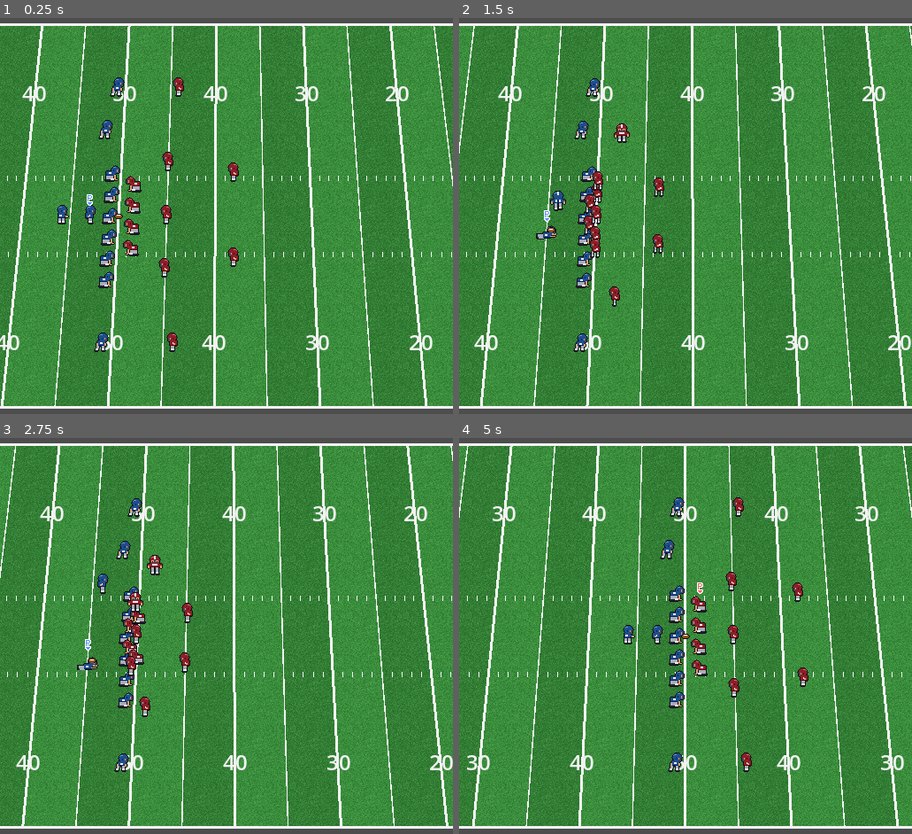
Above: before the commit, frames 1-4 (two rows, left to right).
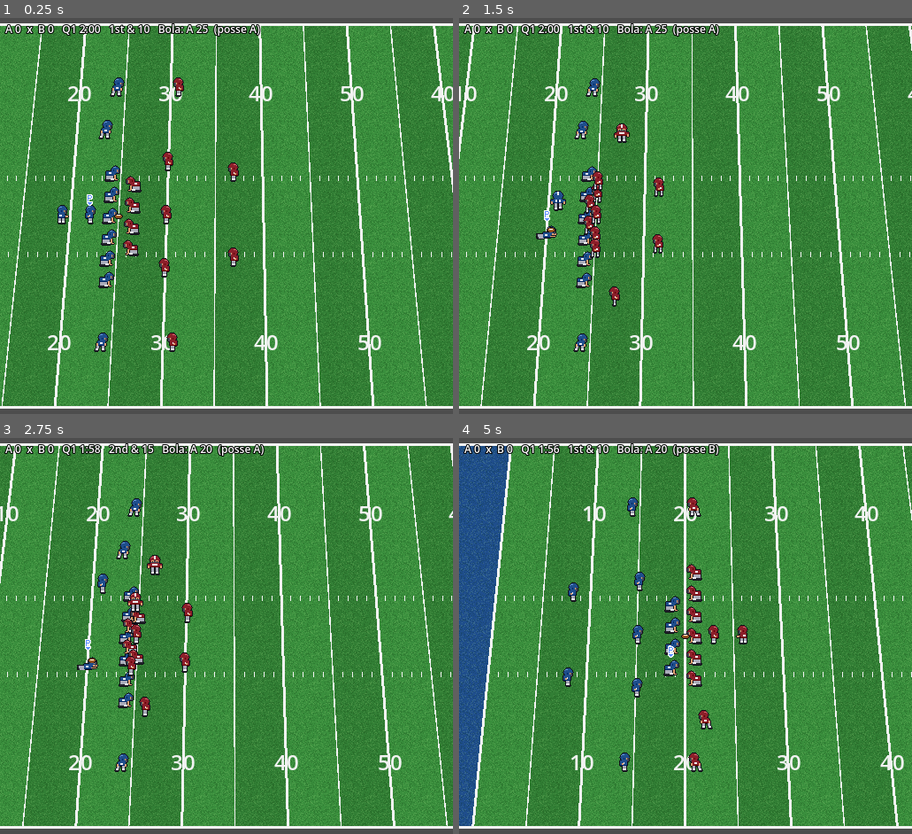
Above: after the commit, the same moments.

Repository: joaorodrigues1994/total-football
Game: Godot game, scene res://scenes/main.tscn
Two runs of this game, one before a commit and one after it. Both use one fixed random seed, a clock stepped at 60 frames per second and the inputs below.
Inputs:
- Up to frame 1 (0.25 s): no input
- Up to frame 2 (1.5 s): hold Right (ui_right) 0.53-1.28 s; tap A (btn_a) at 0.6 s; hold Down (ui_down) from 1.28 s (still down); tap D (btn_d) at 1.35 s
- Up to frame 3 (2.75 s): release Down (ui_down) at 2.03 s; hold Right (ui_right) from 2.03 s (still down); tap S (btn_s) at 2.1 s
- Up to frame 4 (5 s): release Right (ui_right) at 2.78 s; hold Up (ui_up) 2.78-3.53 s; tap A (btn_a) at 2.85 s; hold Left (ui_left) from 3.53 s (still down); tap D (btn_d) at 3.6 s; tap R (debug_reset) at 4.15 s; tap S (btn_s) at 4.35 s; tap T (debug_swap_side) at 4.9 s

The runs differ from the first frame. In frame 1, 5.2% of the frame differs, in the area x 0-100%, y 1-98%; in frame 2, 5.3%; in frame 3, 5.3%; in frame 4, 18%.

Commit message:
Etapa 9: regras (downs, first down, turnover on downs, touchdown, placar, relogio) e ataque espelhado
Co-Authored-By: Claude Sonnet 5.5 <noreply@anthropic.com>

Diff:
--- a/scripts/ai/route_runner.gd
+++ b/scripts/ai/route_runner.gd
@@ -12,7 +12,7 @@
 func start(waypoints: Array, origin: Vector2, direction: float) -> void:
 	_points.clear()
 	for wp in waypoints:
-		_points.append(origin + Vector2(wp.x * direction, wp.y) * FieldConstants.PX_PER_YARD)
+		_points.append(origin + Vector2(wp.x, wp.y) * direction * FieldConstants.PX_PER_YARD)
 	_index = 0
 	active = true
 
--- a/scripts/match/match.gd
+++ b/scripts/match/match.gd
@@ -1,11 +1,13 @@
 class_name Match
 extends Node2D
-## Monta a partida e conduz a jogada: formação, snap, corrida (handoff), passe e tackles.
+## Monta a partida e conduz a jogada: formação, snap, corrida (handoff), passe, tackles e regras.
 
 enum State { PRE_SNAP, SNAP, HANDOFF, DROPBACK, PASSING, FLIGHT, RUNNING, DEAD }
 enum PlayType { RUN, PASS }
 enum Side { OFFENSE, DEFENSE }
 
+## O humano controla o Time A.
+const HUMAN_TEAM := 0
 const PLAYER_SCENE := preload("res://scenes/player.tscn")
 const STANCE_ROLES := ["LT", "LG", "C", "RG", "RT", "TE", "LDE", "LDT", "RDT", "RDE"]
 const START_ROLES := ["WR1", "WR2", "WR3"]
@@ -25,25 +27,30 @@
 const GET_UP_TIME := 0.8
 ## Na defesa a CPU dá o snap depois deste tempo (janela para trocar de defensor com A).
 const DEFENSE_SNAP_DELAY := 5.0
-## O ataque (virado para a direita) fica deslocado para a esquerda da tela, mostrando mais campo à frente.
+## Pausa entre o fim da jogada e a formação seguinte.
+const NEXT_PLAY_DELAY := 1.5
+const MESSAGE_TIME := 2.5
+## O ataque fica deslocado para o seu lado da tela, mostrando mais campo à frente.
 const CAMERA_LOOK_AHEAD := 170.0
 ## Margem mínima (px) entre o QB e a borda da tela durante o passe.
 const CAMERA_QB_MARGIN := 50.0
 
 @export var camera: MatchCamera
-## Linha de jarda da bola (0 = goal line esquerda, 100 = direita).
-@export var scrimmage_yard_line := 50.0
-
+
+var rules := GameRules.new()
 var state := State.PRE_SNAP
 var play_type := PlayType.RUN
-## Lado controlado pelo humano. TEMPORÁRIO: alterna com a tecla T até existir posse alternada.
+## Lado controlado pelo humano, definido pela posse de bola.
 var human_side := Side.OFFENSE
+## Direção de ataque do time com a bola: +1 = para a direita, -1 = para a esquerda.
+var attack_dir := 1.0
 var play_result := ""
 var offense: Array[Player] = []
 var defense: Array[Player] = []
 var scrimmage_spot := Vector2.ZERO
 
 var _controller: HumanController
+var _hud := DebugHud.new()
 var _ball: Ball
 var _anchor: Node2D
 var _qb: Player
@@ -54,6 +61,9 @@
 var _target_index := 0
 var _defense_index := 0
 var _presnap_time := 0.0
+var _dead_time := 0.0
+var _message := ""
+var _message_time := 0.0
 var _flight: PassFlight
 var _snap_progress := 0.0
 var _snap_from := Vector2.ZERO
@@ -64,9 +74,7 @@
 
 func _ready() -> void:
 	InputSetup.ensure()
-	scrimmage_spot = Vector2(
-			FieldConstants.yard_line_to_x(scrimmage_yard_line),
-			FieldConstants.yards_to_px(FieldConstants.WIDTH_YARDS) / 2.0)
+	add_child(_hud)
 	_setup()
 
 
@@ -75,7 +83,11 @@
 		_setup()
 		return
 	if Input.is_action_just_pressed("debug_swap_side") and state == State.PRE_SNAP:  # TEMPORÁRIO
-		human_side = Side.DEFENSE if human_side == Side.OFFENSE else Side.OFFENSE
+		rules.flip_possession_same_spot()
+		_setup()
+		return
+	if rules.tick(delta):  # quarto acabou entre jogadas
+		_show_message("END OF QUARTER")
 		_setup()
 		return
 	match state:
@@ -87,7 +99,7 @@
 			if _snap_progress >= 1.0:
 				_carrier = _qb
 				state = State.HANDOFF if play_type == PlayType.RUN else State.DROPBACK
-				_dropback_x = _qb.global_position.x - FieldConstants.yards_to_px(DROPBACK_YARDS)
+				_dropback_x = _qb.global_position.x - attack_dir * FieldConstants.yards_to_px(DROPBACK_YARDS)
 		State.HANDOFF:
 			_update_handoff()
 		State.DROPBACK:
@@ -95,10 +107,10 @@
 			_frame_pass()
 			_pass_inputs()
 			if state == State.DROPBACK:
-				_qb.input_dir = Vector2.LEFT
-				if _qb.global_position.x <= _dropback_x:
+				_qb.input_dir = Vector2(-attack_dir, 0.0)
+				if (_qb.global_position.x - _dropback_x) * attack_dir <= 0.0:
 					_qb.input_dir = Vector2.ZERO
-					_qb.facing = Vector2.RIGHT
+					_qb.facing = Vector2(attack_dir, 0.0)
 					_controller.controlled = _qb
 					_controller.enabled = true
 					state = State.PASSING
@@ -117,19 +129,29 @@
 				if Input.is_action_just_pressed("btn_d"):
 					_carrier.try_dive()
 			elif _carrier.action != Player.Action.DOWN:
-				_carrier.input_dir = Vector2.RIGHT  # CPU: corre reto para a frente
+				_carrier.input_dir = Vector2(attack_dir, 0.0)  # CPU: corre reto para a frente
 		State.DEAD:
 			if _carrier:
 				_ball.world_pos = _hands(_carrier)
 			_clear_qb(delta)
+			_dead_time += delta
+			if _dead_time >= NEXT_PLAY_DELAY and not rules.game_over:
+				_setup()
+				return
+	if state in [State.HANDOFF, State.DROPBACK, State.PASSING, State.RUNNING]:
+		_check_touchdown()
 	if state in [State.HANDOFF, State.DROPBACK, State.PASSING, State.RUNNING]:
 		_check_tackles()
 	if human_side == Side.DEFENSE:
 		_anchor.global_position = _ball.world_pos
+	_message_time = maxf(_message_time - delta, 0.0)
+	_hud.show_rules(rules, _message if _message_time > 0.0 else "")
 
 
 ## Ataque: A dá o snap (Esquerda + A = passe). Defesa: A troca de defensor e a CPU dá o snap.
 func _update_pre_snap(delta: float) -> void:
+	if rules.game_over:
+		return
 	if human_side == Side.OFFENSE:
 		if Input.is_action_just_pressed("btn_a"):
 			_start_play()
@@ -145,6 +167,7 @@
 func _start_play() -> void:
 	var is_pass := human_side == Side.OFFENSE and Input.is_action_pressed("ui_left")
 	play_type = PlayType.PASS if is_pass else PlayType.RUN
+	rules.snap()
 	_rb.pose = ""
 	_snap_progress = 0.0
 	_snap_from = _ball.world_pos
@@ -155,7 +178,7 @@
 		for i in _receivers.size():
 			var p := _receivers[i]
 			p.pose = ""
-			_runners[i].start(Routes.PASS_TEST[p.role], p.global_position, 1.0)
+			_runners[i].start(Routes.PASS_TEST[p.role], p.global_position, attack_dir)
 		_set_target(0)
 
 
@@ -170,8 +193,15 @@
 	return null
 
 
+func _check_touchdown() -> void:
+	if _carrier == null or _carrier.action == Player.Action.DOWN:
+		return
+	if _spot_from_x(_carrier.global_position.x) >= 100.0:
+		_end_play("touchdown")
+
+
 func _check_tackles() -> void:
-	if _carrier == null or _carrier.action == Player.Action.DOWN:
+	if state == State.DEAD or _carrier == null or _carrier.action == Player.Action.DOWN:
 		return
 	for d in defense:
 		if d.action == Player.Action.DOWN or d.tackle_cooldown > 0.0:
@@ -189,13 +219,16 @@
 	var sack := _carrier == _qb and play_type == PlayType.PASS
 	defender.facing = (_carrier.global_position - defender.global_position).normalized()
 	defender.knock_down(GET_UP_TIME)
-	_carrier.knock_down()
+	var downed_carrier := _carrier
 	_end_play("sack" if sack else "tackle")
-
-
+	downed_carrier.knock_down()
+
+
+## Encerra a jogada, aplica as regras (downs, placar, relógio) e prepara a próxima formação.
 func _end_play(result: String) -> void:
 	state = State.DEAD
 	play_result = result
+	_dead_time = 0.0
 	if _controller.controlled:
 		_controller.controlled.input_dir = Vector2.ZERO
 	_controller.enabled = false
@@ -203,6 +236,35 @@
 		runner.stop()
 	for p in offense:
 		p.input_dir = Vector2.ZERO
+
+	var spot := rules.ball_on
+	if result == "touchdown":
+		spot = 100.0
+	elif result != "incomplete":
+		spot = _spot_from_x((_carrier if _carrier else _qb).global_position.x)
+	var events := rules.end_play(result, spot)
+	_show_message(_banner_for(result, events))
+
+
+func _banner_for(result: String, events: Dictionary) -> String:
+	if events["game_over"]:
+		return "FINAL"
+	if events["touchdown"]:
+		return "TOUCHDOWN!"
+	if events["turnover"]:
+		return "TURNOVER ON DOWNS"
+	if events["first_down"]:
+		return "1ST DOWN"
+	if result == "incomplete":
+		return "INCOMPLETE"
+	if result == "sack":
+		return "SACK"
+	return ""
+
+
+func _show_message(text: String) -> void:
+	_message = text
+	_message_time = MESSAGE_TIME
 
 
 func _update_handoff() -> void:
@@ -213,18 +275,22 @@
 	if to_qb.length() <= HANDOFF_DISTANCE:
 		_take_control(_rb)
 		_clear_time = CLEAR_TIME
-		_clear_side = -1.0
+		_clear_side = -attack_dir
 
 
 ## Durante o passe, enquadra o recebedor selecionado sem perder o QB de vista.
 func _frame_pass() -> void:
+	if human_side != Side.OFFENSE:
+		return
 	var half_width := get_viewport_rect().size.x / 2.0
-	var gap := _receivers[_target_index].global_position.x - _qb.global_position.x
-	camera.look_ahead.x = clampf(gap / 2.0, CAMERA_LOOK_AHEAD, half_width - CAMERA_QB_MARGIN)
+	var gap := (_receivers[_target_index].global_position.x - _qb.global_position.x) * attack_dir
+	camera.look_ahead.x = attack_dir * clampf(gap / 2.0, CAMERA_LOOK_AHEAD, half_width - CAMERA_QB_MARGIN)
 
 
 ## S troca o recebedor, D lança a bola.
 func _pass_inputs() -> void:
+	if human_side != Side.OFFENSE:
+		return
 	if Input.is_action_just_pressed("btn_s"):
 		_set_target((_target_index + 1) % _receivers.size())
 	if Input.is_action_just_pressed("btn_d"):
@@ -252,7 +318,7 @@
 	_controller.enabled = false
 	_carrier = null
 	_anchor.global_position = from
-	camera.look_ahead.x = CAMERA_LOOK_AHEAD
+	camera.look_ahead.x = attack_dir * CAMERA_LOOK_AHEAD
 	camera.target = _anchor
 	state = State.FLIGHT
 
@@ -310,8 +376,17 @@
 		if n:
 			n.queue_free()
 
-	offense = _spawn(Formation.OFFENSE, Player.Team.A, Vector2.RIGHT)
-	defense = _spawn(Formation.DEFENSE, Player.Team.B, Vector2.LEFT)
+	attack_dir = 1.0 if rules.possession == 0 else -1.0
+	human_side = Side.OFFENSE if rules.possession == HUMAN_TEAM else Side.DEFENSE
+	var yard_line := rules.ball_on if attack_dir > 0.0 else 100.0 - rules.ball_on
+	scrimmage_spot = Vector2(
+			FieldConstants.yard_line_to_x(yard_line),
+			FieldConstants.yards_to_px(FieldConstants.WIDTH_YARDS) / 2.0)
+
+	var offense_team := Player.Team.A if rules.possession == 0 else Player.Team.B
+	var defense_team := Player.Team.B if rules.possession == 0 else Player.Team.A
+	offense = _spawn(Formation.OFFENSE, offense_team, attack_dir)
+	defense = _spawn(Formation.DEFENSE, defense_team, -attack_dir)
 	_qb = _find(offense, "QB")
 	_rb = _find(offense, "RB")
 	_receivers.clear()
@@ -347,7 +422,7 @@
 
 	if camera:
 		if human_side == Side.OFFENSE:
-			camera.look_ahead = Vector2(CAMERA_LOOK_AHEAD, 0.0)
+			camera.look_ahead = Vector2(CAMERA_LOOK_AHEAD * attack_dir, 0.0)
 			camera.target = _qb
 		else:
 			camera.look_ahead = Vector2.ZERO
@@ -366,22 +441,29 @@
 		_qb.input_dir = Vector2(0.0, _clear_side)
 	else:
 		_qb.input_dir = Vector2.ZERO
-		_qb.facing = Vector2.RIGHT
-
-
-## Time atacando para a direita; a defesa usa os mesmos offsets do outro lado da bola.
-func _spawn(slots: Array, team: Player.Team, facing: Vector2) -> Array[Player]:
+		_qb.facing = Vector2(attack_dir, 0.0)
+
+
+## Formações no referencial do ataque, giradas conforme a direção de ataque; a defesa usa os mesmos
+## offsets do outro lado da bola.
+func _spawn(slots: Array, team: Player.Team, facing_dir: float) -> Array[Player]:
 	var players: Array[Player] = []
 	for slot in slots:
 		var player: Player = PLAYER_SCENE.instantiate()
 		player.team = team
 		player.role = slot["role"]
-		player.facing = facing
+		player.facing = Vector2(facing_dir, 0.0)
 		player.pose = _pose_for(player.role)
-		player.position = scrimmage_spot + slot["pos"] * FieldConstants.PX_PER_YARD
+		player.position = scrimmage_spot + slot["pos"] * attack_dir * FieldConstants.PX_PER_YARD
 		add_child(player)
 		players.append(player)
 	return players
+
+
+## Jardas da goal line do time com a bola (0 a 100) para uma coordenada X do campo.
+func _spot_from_x(x: float) -> float:
+	var yard_line := x / FieldConstants.PX_PER_YARD - FieldConstants.ENDZONE_YARDS
+	return yard_line if attack_dir > 0.0 else 100.0 - yard_line
 
 
 func _hands(player: Player) -> Vector2:
--- /dev/null
+++ b/scripts/rules/game_rules.gd
@@ -0,0 +1,134 @@
+class_name GameRules
+extends RefCounted
+## Regras da partida, independentes da apresentação: posse, downs, jardas, placar e relógio (NFL).
+##
+## Posições em jardas a partir da goal line do PRÓPRIO time que está com a bola (1 a 99).
+## Times: 0 = Time A, 1 = Time B.
+
+const QUARTER_SECONDS := 120.0
+const QUARTERS := 4
+const TOUCHDOWN_POINTS := 6
+## Posição inicial de cada posse. TEMPORÁRIO: some quando existir o kickoff.
+const START_YARD := 25.0
+
+var score: Array[int] = [0, 0]
+var quarter := 1
+var clock := QUARTER_SECONDS
+## O relógio só corre com a jogada em andamento ou depois de um tackle dentro do campo.
+var clock_running := false
+var play_active := false
+var game_over := false
+
+var possession := 0
+var ball_on := START_YARD
+var down := 1
+var line_to_gain := START_YARD + 10.0
+var opening_possession := 0
+
+
+func _init() -> void:
+	start_drive(opening_possession, START_YARD)
+
+
+func start_drive(team: int, yard: float) -> void:
+	possession = team
+	ball_on = yard
+	down = 1
+	line_to_gain = minf(yard + 10.0, 100.0)
+
+
+## O ataque dá o snap: a jogada começa e o relógio corre.
+func snap() -> void:
+	if game_over:
+		return
+	play_active = true
+	clock_running = true
+
+
+## Avança o relógio. Retorna true se o quarto acabou entre jogadas.
+func tick(delta: float) -> bool:
+	if game_over or not clock_running:
+		return false
+	clock = maxf(clock - delta, 0.0)
+	if clock > 0.0:
+		return false
+	clock_running = false
+	if play_active:
+		return false  # a jogada em andamento termina; o quarto acaba depois dela
+	_end_quarter()
+	return true
+
+
+## Encerra a jogada. outcome: "touchdown", "incomplete" ou uma jogada que termina com o portador
+## no chão ("tackle", "sack", "down"); new_spot é onde a bola ficou (jardas da própria goal line).
+func end_play(outcome: String, new_spot: float) -> Dictionary:
+	var events := {
+		"first_down": false, "turnover": false, "touchdown": false,
+		"quarter_ended": false, "game_over": false,
+	}
+	play_active = false
+	match outcome:
+		"touchdown":
+			score[possession] += TOUCHDOWN_POINTS
+			clock_running = false
+			events["touchdown"] = true
+			_change_possession(START_YARD)
+		"incomplete":
+			clock_running = false
+			_next_down(events)
+		_:
+			ball_on = clampf(new_spot, 1.0, 99.0)
+			if ball_on >= line_to_gain:
+				down = 1
+				line_to_gain = minf(ball_on + 10.0, 100.0)
+				events["first_down"] = true
+			else:
+				_next_down(events)
+	if clock <= 0.0:
+		_end_quarter()
+		events["quarter_ended"] = true
+		events["game_over"] = game_over
+	return events
+
+
+## TEMPORÁRIO (tecla T): passa a bola ao outro time no mesmo ponto do campo.
+func flip_possession_same_spot() -> void:
+	start_drive(1 - possession, 100.0 - ball_on)
+
+
+func yards_to_go() -> int:
+	return ceili(line_to_gain - ball_on)
+
+
+func down_and_distance() -> String:
+	var ordinals := ["1st", "2nd", "3rd", "4th"]
+	var dist := "Goal" if line_to_gain >= 100.0 else str(yards_to_go())
+	return "%s & %s" % [ordinals[clampi(down - 1, 0, 3)], dist]
+
+
+func clock_text() -> String:
+	var secs := ceili(clock)
+	return "%d:%02d" % [secs / 60, secs % 60]
+
+
+func _next_down(events: Dictionary) -> void:
+	down += 1
+	if down > 4:
+		events["turnover"] = true
+		clock_running = false
+		_change_possession(100.0 - ball_on)  # turnover on downs
+
+
+func _change_possession(yard_from_own_goal: float) -> void:
+	start_drive(1 - possession, yard_from_own_goal)
+
+
+func _end_quarter() -> void:
+	clock_running = false
+	if quarter >= QUARTERS:
+		game_over = true
+		return
+	quarter += 1
+	clock = QUARTER_SECONDS
+	if quarter == 3:  # segundo tempo: recebe o time que não começou com a bola
+		start_drive(1 - opening_possession, START_YARD)
--- /dev/null
+++ b/scripts/ui/debug_hud.gd
@@ -0,0 +1,33 @@
+class_name DebugHud
+extends CanvasLayer
+## HUD provisório em texto (placar, quarto, tempo, down e distância). O visual final vem na etapa de interface.
+
+var _label := Label.new()
+var _banner := Label.new()
+
+
+func _ready() -> void:
+	for l in [_label, _banner]:
+		l.add_theme_color_override("font_outline_color", Color.BLACK)
+		l.add_theme_constant_override("outline_size", 4)
+	_label.position = Vector2(6, 4)
+	_label.add_theme_font_size_override("font_size", 12)
+	_banner.position = Vector2(0, 40)
+	_banner.size = Vector2(512, 28)
+	_banner.horizontal_alignment = HORIZONTAL_ALIGNMENT_CENTER
+	_banner.add_theme_font_size_override("font_size", 20)
+	_banner.add_theme_color_override("font_color", Color("f2d230"))
+	add_child(_label)
+	add_child(_banner)
+
+
+func show_rules(rules: GameRules, banner: String) -> void:
+	var teams: Array[String] = ["A", "B"]
+	var side: String = teams[rules.possession]
+	var spot := rules.ball_on if rules.ball_on <= 50.0 else 100.0 - rules.ball_on
+	var spot_team: String = side if rules.ball_on <= 50.0 else teams[1 - rules.possession]
+	var quarter := "FINAL" if rules.game_over else "Q%d" % rules.quarter
+	_label.text = "A %d  x  B %d   %s %s   %s   Bola: %s %d  (posse %s)" % [
+		rules.score[0], rules.score[1], quarter, rules.clock_text(),
+		rules.down_and_distance(), spot_team, int(round(spot)), side]
+	_banner.text = banner
Not shown, added: scripts/rules/game_rules.gd.uid
Not shown, added: scripts/ui/debug_hud.gd.uid
